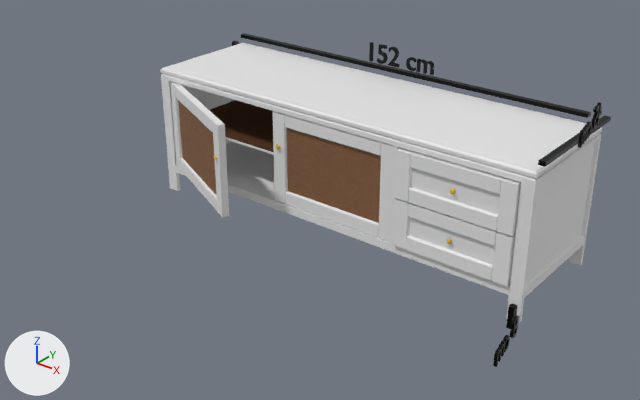
A saved change to the Blender file Produto/ficheiro_gltf/TV_vewV3.blend.
Before and after are seen from a 50 mm camera at (16.87, -23.37, 14.86) aimed at (-0.21, -2.02, 1.63). The lights are fixed; the arrows at lower left show +X, +Y and +Z.

In view in the first picture: 'Cube_Canto', 'Cube_Comprimento', 'Cube_Largura', 'doorLeft', 'doorRight', 'drawerDown', 'drawerUp', 'rack', 'shelf', 'txt_Canto', 'txt_Comprimento', 'txt_Largura'.
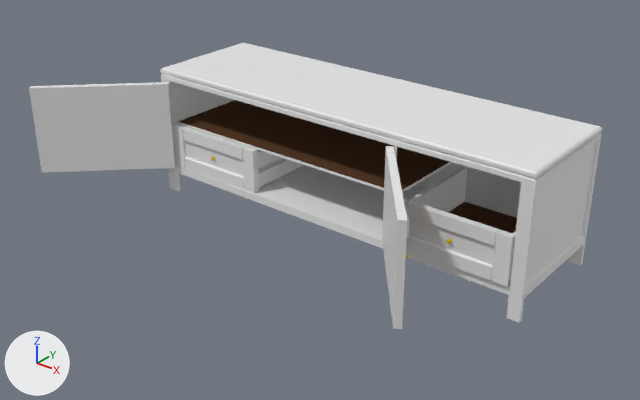
Boxes [x1, y1, x2, y2] around the edits, measured in the pictures (640 x 400 px):
'doorLeft', turned
    before: [170, 82, 229, 217]
    after: [29, 82, 175, 173]
'doorRight', moved, turned, rescaled
    before: [273, 111, 399, 242]
    after: [382, 146, 409, 329]
'drawerUp', moved, turned, rescaled
    before: [394, 147, 521, 236]
    after: [173, 124, 304, 193]
'Cube_Comprimento', deleted (black)
    before: [241, 33, 591, 118]
'txt_Comprimento', deleted (black)
    before: [369, 42, 434, 75]
'Cube_Largura', deleted (black)
    before: [538, 115, 611, 167]
'txt_Canto', deleted
    before: [493, 315, 519, 367]
'txt_Largura', deleted
    before: [578, 102, 602, 148]
'Cube_Canto', deleted
    before: [506, 304, 518, 329]
'shelf', unchanged, uncovered by the edit
    before: [210, 100, 400, 155]
    after: [178, 100, 453, 193]

What the commit changed:
Object 'doorLeft' (ob_doorleft) turns from (0, 0, -25) to (0, 0, -136) degrees about x, y and z.
Object 'drawerUp' (ob_drawerup) is rescaled from (0.996, 0.996, 0.996) to (1.0, 1.0, 1.0).
Object 'drawerUp' (ob_drawerup) moves from (3.05, -2.37, 2.82) to (-7.17, -2.25, 1.1).
Object 'drawerUp' (ob_drawerup) turns from (0, 0, 0) to (0, 0, 0.4) degrees about x, y and z.
Object 'doorRight' (ob_doorright) moves from (2.89, -2.22, 1.12) to (2.86, -2.23, 1.13).
Object 'doorRight' (ob_doorright) turns from (0, 0, 0) to (0, 0, 128) degrees about x, y and z.
Object 'doorRight' (ob_doorright) is rescaled from (1.0, 1.0, 1.0) to (0.996, 0.996, 0.996).
Object 'Cube_Canto' (ob_cube_canto) is deleted.
Object 'Cube_Largura' (ob_cube_largura) is deleted.
Object 'Cube_Comprimento' (ob_cube_comprimento) is deleted.
Object 'txt_Canto' (ob_txt_canto) is deleted.
Object 'txt_Comprimento' (ob_txt_comprimento) is deleted.
Object 'txt_Largura' (ob_txt_largura) is deleted.
